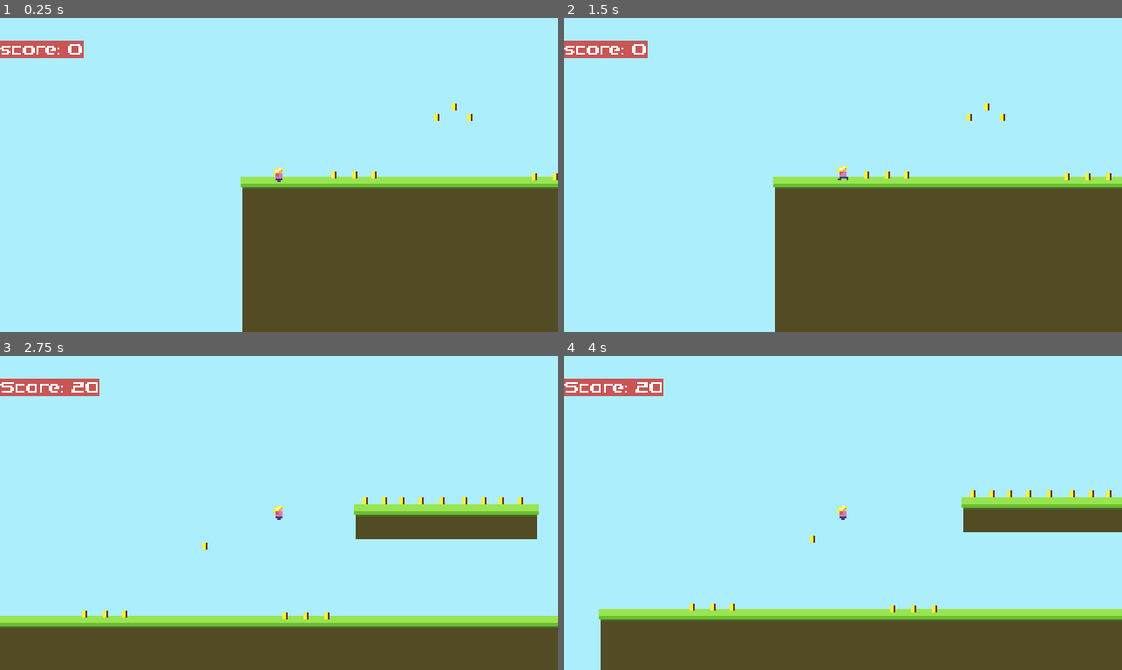
Above: before the commit, frames 1-4 (two rows, left to right).
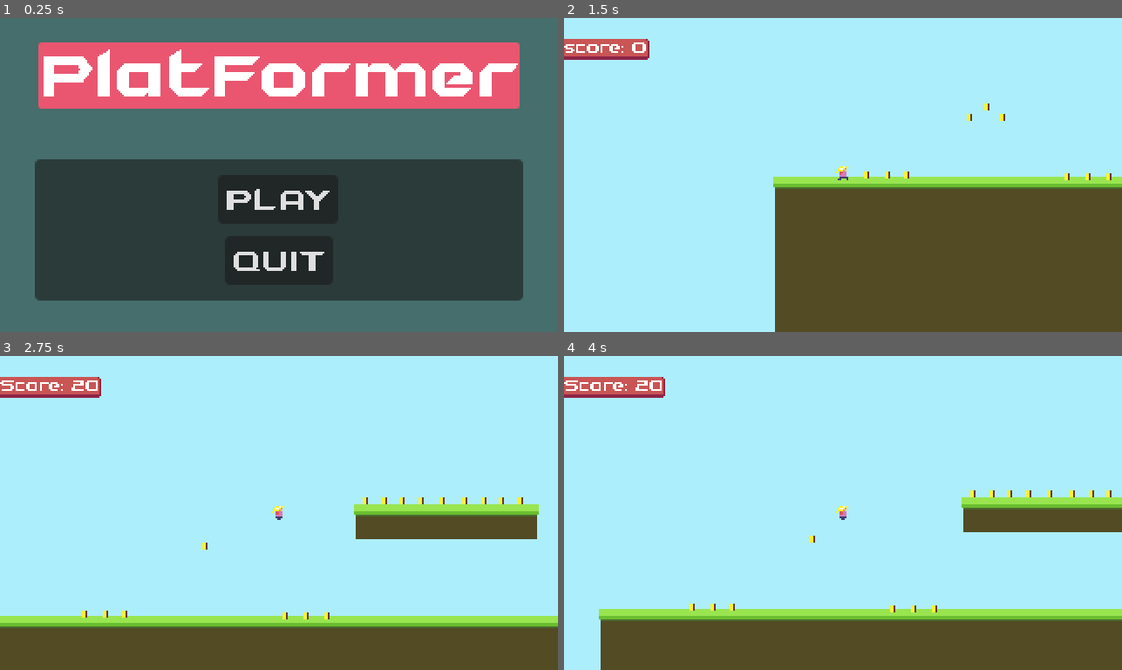
Above: after the commit, the same moments.

Repository: Endermandels/Platformer
Game: Godot game, scene res://scenes/main_menu.tscn
Same seed, same stepped clock (60 frames per second), same inputs: the game is played once before the commit and once after it. Before the commit the project starts from res://scenes/world.tscn.
Inputs (mouse positions are in pixels of both pictures, inside the frame that each line leads up to):
- Up to frame 1 (0.25 s): no input
- Up to frame 2 (1.5 s): click (843, 200) at 0.5 s, where only the run after the commit has a clickable "PLAY"; tap Enter at 1.25 s; hold Right (move_right) from 1.28 s (still down)
- Up to frame 3 (2.75 s): keep holding Right (move_right); tap Space (jump) at 1.52, 2.27 s
- Up to frame 4 (4 s): release Right (move_right) at 2.78 s; hold Left (move_left) 2.78-3.53 s; hold Right (move_right) from 3.53 s (still down); tap Space (jump) at 3.77 s

The runs differ from the first frame. In frame 1, 100% of the frame differs, in the area x 0-100%, y 0-100%; in frame 2, 0.5%; in frame 3, 0.6%; in frame 4, 0.6%.

Commit message:
Add main menu

Diff:
--- a/assets/themes/hud_theme.tres
+++ b/assets/themes/hud_theme.tres
@@ -1,11 +1,24 @@
-[gd_resource type="Theme" load_steps=3 format=3 uid="uid://deitiiq1aopnw"]
+[gd_resource type="Theme" load_steps=5 format=3 uid="uid://deitiiq1aopnw"]
 
-[ext_resource type="FontFile" uid="uid://dqv63bflng2q8" path="res://assets/fonts/Bruce Forever.ttf" id="1_nbe6n"]
+[ext_resource type="FontFile" uid="uid://dqv63bflng2q8" path="res://assets/fonts/Bruce Forever.ttf" id="1_ndw0q"]
+
+[sub_resource type="StyleBoxFlat" id="StyleBoxFlat_78apt"]
+bg_color = Color(0.792073, 0.35045, 0.0628575, 1)
+
+[sub_resource type="StyleBoxFlat" id="StyleBoxFlat_c5vw2"]
+bg_color = Color(0.788235, 0.333333, 0.333333, 1)
 
 [sub_resource type="StyleBoxFlat" id="StyleBoxFlat_th1sc"]
 bg_color = Color(0.79, 0.3318, 0.3318, 1)
+border_width_right = 1
+border_width_bottom = 2
+border_color = Color(0.56, 0.1456, 0.283733, 1)
+corner_radius_top_right = 2
+corner_radius_bottom_right = 2
 anti_aliasing = false
 
 [resource]
-default_font = ExtResource("1_nbe6n")
+default_font = ExtResource("1_ndw0q")
+Button/styles/hover = SubResource("StyleBoxFlat_78apt")
+Button/styles/normal = SubResource("StyleBoxFlat_c5vw2")
 Label/styles/normal = SubResource("StyleBoxFlat_th1sc")
--- a/project.godot
+++ b/project.godot
@@ -11,7 +11,7 @@
 [application]
 
 config/name="Platformer"
-run/main_scene="res://scenes/world.tscn"
+run/main_scene="res://scenes/main_menu.tscn"
 config/features=PackedStringArray("4.3", "Forward Plus")
 config/icon="res://icon.svg"
 
--- /dev/null
+++ b/scenes/main_menu.tscn
@@ -0,0 +1,57 @@
+[gd_scene load_steps=3 format=3 uid="uid://bfo8ayo1ujx1d"]
+
+[ext_resource type="Script" path="res://scripts/main_menu.gd" id="1_ga0r4"]
+
+[sub_resource type="StyleBoxFlat" id="StyleBoxFlat_0r07k"]
+bg_color = Color(0.916604, 0.338548, 0.438432, 1)
+corner_radius_top_left = 2
+corner_radius_top_right = 2
+corner_radius_bottom_right = 2
+corner_radius_bottom_left = 2
+
+[node name="MainMenu" type="Node" node_paths=PackedStringArray("play_btn", "quit_btn")]
+script = ExtResource("1_ga0r4")
+play_btn = NodePath("VBoxContainer/Play")
+quit_btn = NodePath("VBoxContainer/Quit")
+
+[node name="ColorRect" type="ColorRect" parent="."]
+offset_right = 324.0
+offset_bottom = 184.0
+color = Color(0.276031, 0.43026, 0.423023, 1)
+
+[node name="CenterContainer" type="CenterContainer" parent="."]
+anchors_preset = 15
+anchor_right = 1.0
+anchor_bottom = 1.0
+offset_bottom = -113.0
+grow_horizontal = 2
+grow_vertical = 2
+
+[node name="Title" type="Label" parent="CenterContainer"]
+layout_mode = 2
+theme_override_font_sizes/font_size = 32
+theme_override_styles/normal = SubResource("StyleBoxFlat_0r07k")
+text = "PlatFormer"
+horizontal_alignment = 1
+
+[node name="Panel" type="Panel" parent="."]
+offset_left = 20.0
+offset_top = 81.0
+offset_right = 300.0
+offset_bottom = 162.0
+
+[node name="VBoxContainer" type="VBoxContainer" parent="."]
+offset_top = 90.0
+offset_right = 320.0
+offset_bottom = 153.0
+theme_override_constants/separation = 7
+
+[node name="Play" type="Button" parent="VBoxContainer"]
+layout_mode = 2
+size_flags_horizontal = 4
+text = "PLAY"
+
+[node name="Quit" type="Button" parent="VBoxContainer"]
+layout_mode = 2
+size_flags_horizontal = 4
+text = "QUIT"
--- a/scripts/lose.gd
+++ b/scripts/lose.gd
@@ -3,6 +3,6 @@
 
 func _unhandled_key_input(event: InputEvent) -> void:
 	if event.is_action_pressed("ui_cancel"):
-		get_tree().quit()
+		get_tree().change_scene_to_file("res://scenes/main_menu.tscn")
 	elif event.is_action_pressed("reset"):
 		get_tree().change_scene_to_file("res://scenes/world.tscn")
--- /dev/null
+++ b/scripts/main_menu.gd
@@ -0,0 +1,20 @@
+extends Node
+class_name MainMenu
+
+@export_group("Nodes")
+@export var play_btn: Button
+@export var quit_btn: Button
+
+func _unhandled_key_input(event: InputEvent) -> void:
+	if event.is_action_pressed("ui_cancel"):
+		get_tree().quit()
+
+func _ready() -> void:
+	play_btn.pressed.connect(_on_play_btn_pressed)
+	quit_btn.pressed.connect(_on_quit_btn_pressed)
+
+func _on_quit_btn_pressed():
+	get_tree().quit()
+
+func _on_play_btn_pressed():
+	get_tree().change_scene_to_file("res://scenes/world.tscn")
--- a/scripts/win.gd
+++ b/scripts/win.gd
@@ -3,6 +3,6 @@
 
 func _unhandled_key_input(event: InputEvent) -> void:
 	if event.is_action_pressed("ui_cancel"):
-		get_tree().quit()
+		get_tree().change_scene_to_file("res://scenes/main_menu.tscn")
 	elif event.is_action_pressed("reset"):
 		get_tree().change_scene_to_file("res://scenes/world.tscn")
--- a/scripts/world.gd
+++ b/scripts/world.gd
@@ -3,4 +3,4 @@
 
 func _unhandled_key_input(event: InputEvent) -> void:
 	if event.is_action_pressed("ui_cancel"):
-		get_tree().quit()
+		get_tree().change_scene_to_file("res://scenes/main_menu.tscn")
